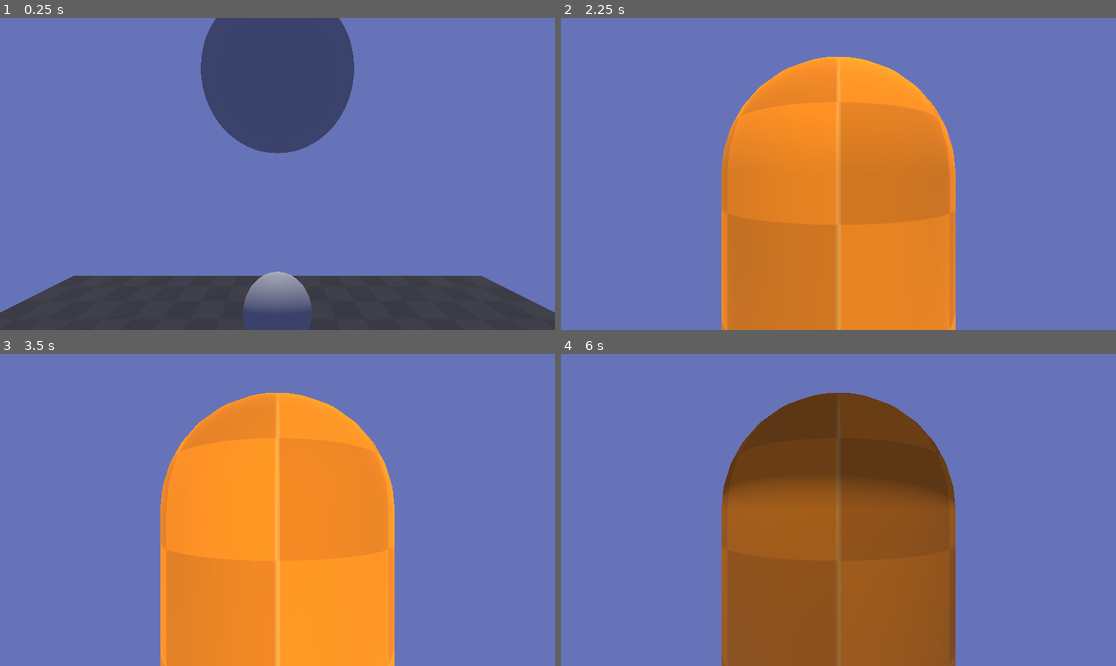
Above: before the commit, frames 1-4 (two rows, left to right).
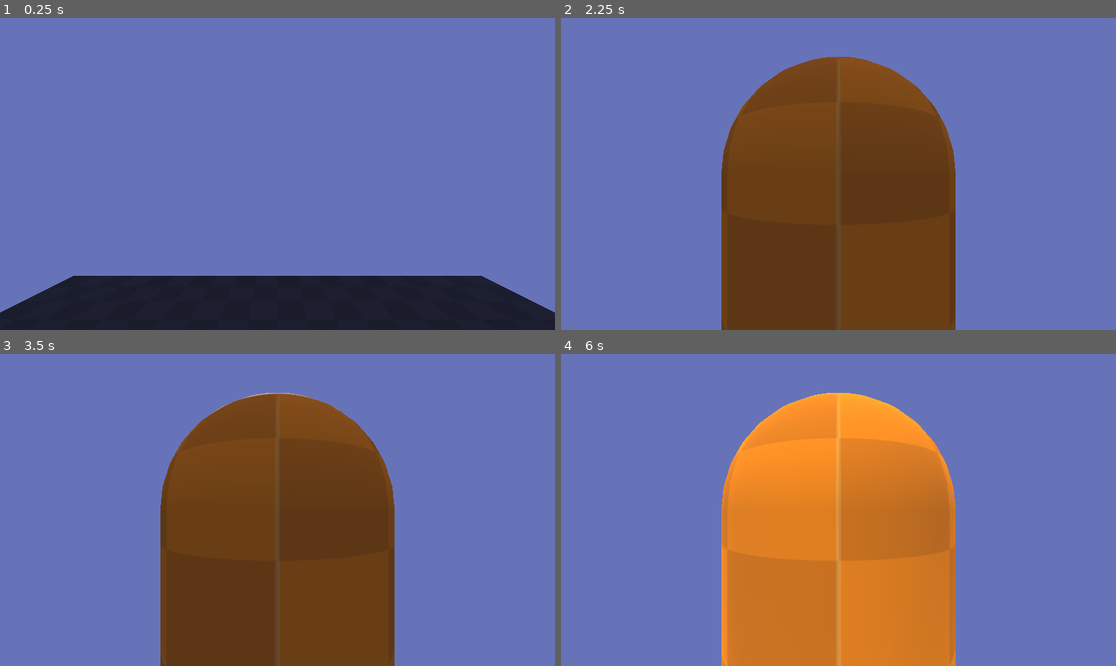
Above: after the commit, the same moments.

Repository: FroggLeo/driving-game
Game: Godot game, scene res://world.tscn
The game is run twice, just before and just after one commit, with the same random seed, the same clock (stepped at 60 frames per second) and the same inputs.
Inputs (mouse positions are in pixels of both pictures, inside the frame that each line leads up to):
- Up to frame 1 (0.25 s): no input
- Up to frame 2 (2.25 s): tap Enter at 0.5 s; move the mouse to (866, 174) at 0.52 s; hold Right mouse button (move_camera) 0.53-1.28 s; hold W (move_forward) from 0.53 s (still down); tap Space (jump) at 0.77, 1.52, 2 s; move the mouse to (810, 174) at 1.27 s; tap Mouse wheel up (zoom_in) at 1.35 s; move the mouse to (849, 167) at 2.02 s; hold Mouse wheel down (zoom_out) from 2.03 s (still down)
- Up to frame 3 (3.5 s): keep holding W (move_forward); tap Enter at 2.75 s; move the mouse to (249, 572) at 2.77 s; release Mouse wheel down (zoom_out) at 2.78 s; tap Alt at 2.85 s; tap Space (jump) at 3.02 s
- Up to frame 4 (6 s): move the mouse to (1005, 556) at 3.52 s; release W (move_forward) at 3.53 s; hold A (move_left) 3.53-5.03 s; tap Shift at 3.6 s; tap Space (jump) at 3.77, 4.52, 5.75 s; move the mouse to (672, 463) at 4.27 s; right-click (672, 463) at 4.35 s; move the mouse to (866, 510) at 5.02 s; hold S (move_back) 5.03-5.78 s; hold Mouse wheel up (zoom_in) 5.03-5.78 s; move the mouse to (816, 503) at 5.77 s; hold D (move_right) from 5.78 s (still down); tap Mouse wheel down (zoom_out) at 5.85 s

The runs differ from the first frame. In frame 1, 26% of the frame differs, in the area x 0-100%, y 0-100%; in frame 2, 34%, in the area x 28-72%, y 12-100%; in frame 3, 34%; in frame 4, 34%.

Commit message:
fix global day cycle time

Diff:
--- a/godot_project/environment/sky.gd
+++ b/godot_project/environment/sky.gd
@@ -1,15 +1,12 @@
 extends WorldEnvironment
 
 # seconds in a day
-@export var day_length: float = 600.0
-# days that take for the moon to go through half a cycle
-# example: new moon to full moon
-@export var moon_cycle: float = 8.0
+@export var day_length: float = 10
 
 # from 0 to 1
 # 0 is midnight, 0.5 is noon, 1 is midnight
-var time = 0.5
-var moon_phase = 0.0
+# this is the initial time when the game starts
+var time = 0
 
 # Called when the node enters the scene tree for the first time.
 func _ready() -> void:
@@ -18,8 +15,13 @@
 
 # Called every frame. 'delta' is the elapsed time since the previous frame.
 func _process(delta: float) -> void:
+	# calculate the correct time
 	time = delta / day_length + time
-	if time == 1:
+	if time >= 1.0:
 		time = 0
-	var sun_angle = 360 * time
+
+	# sun rotation
+	var sun_angle = TAU * time
 	$sun.rotation.x = sun_angle
+
+	# TODO moon cycles
--- a/godot_project/environment/sky.tscn
+++ b/godot_project/environment/sky.tscn
@@ -24,7 +24,7 @@
 [node name="sun" type="Node3D" parent="."]
 
 [node name="MeshInstance3D" type="MeshInstance3D" parent="sun"]
-transform = Transform3D(1, 0, 0, 0, 1, 0, 0, 0, 1, 0, 0, 3)
+transform = Transform3D(1, 0, 0, 0, -4.371139e-08, -1, 0, 1, -4.371139e-08, 0, -5, 0)
 mesh = SubResource("SphereMesh_gr5xt")
 
 [node name="DirectionalLight3D" type="DirectionalLight3D" parent="sun/MeshInstance3D"]
@@ -32,7 +32,7 @@
 [node name="moon" type="Node3D" parent="."]
 
 [node name="MeshInstance3D" type="MeshInstance3D" parent="moon"]
-transform = Transform3D(1, 0, 0, 0, 1, 0, 0, 0, 1, 0, 0, -3)
+transform = Transform3D(1, 0, 0, 0, -4.371139e-08, -1, 0, 1, -4.371139e-08, 0, 5, 0)
 mesh = SubResource("SphereMesh_gr5xt")
 
 [node name="DirectionalLight3D" type="DirectionalLight3D" parent="moon/MeshInstance3D"]
